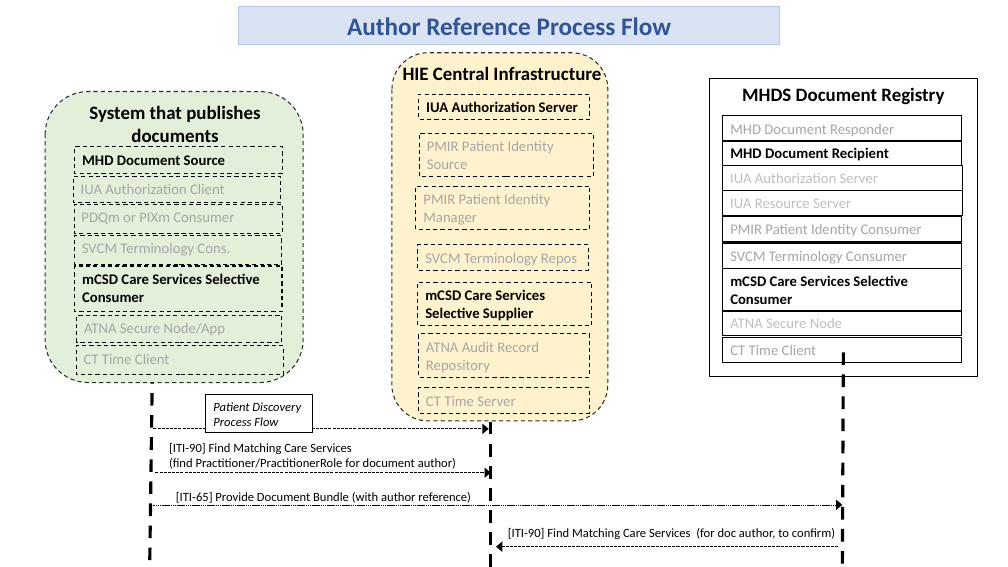
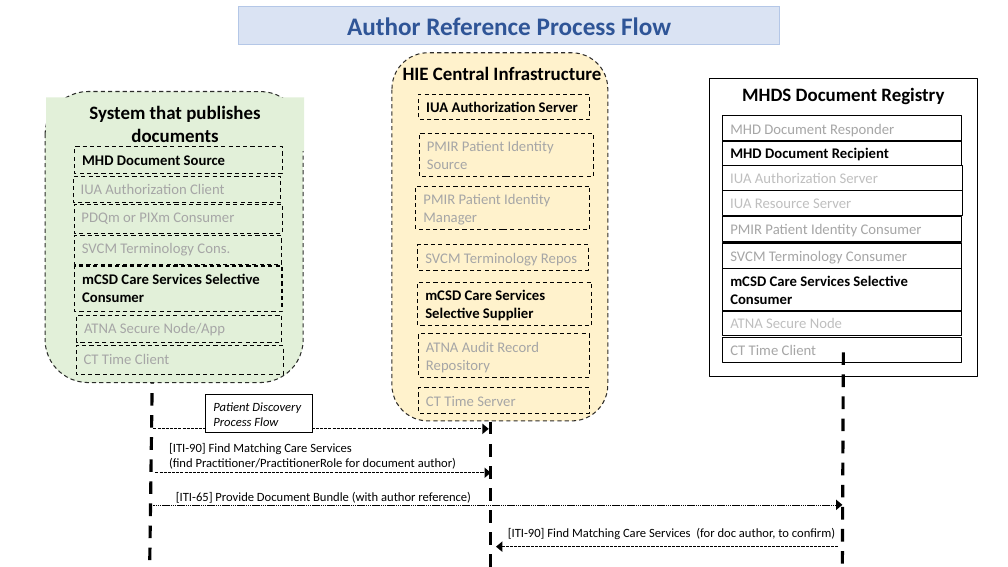
Before and after one commit to IHE/IT-Infrastructure, a slide deck: slide 7 of MHDS/MHDS-alt-actorDiagram-and-processFlows.pptx. Drawn at 1008x567 pixels with LibreOffice and Linux fonts; fonts in the diff are those of the drawing. Boxes give left, top, right and bottom in pixels: in the first picture for what was removed or moved away, otherwise in the second. Text is boxed around its words. In the diff, an @@ line names an element or a change of style, - is before the commit and + after.

```diff
--- a/MHDS/MHDS-alt-actorDiagram-and-processFlows.pptx
+++ b/MHDS/MHDS-alt-actorDiagram-and-processFlows.pptx
@@ rectangle "System that publishes documents": place and size @@
-rectangle "System that publishes documents" at (89, 105, 260, 147)
+rectangle "System that publishes documents" at (46, 98, 304, 151)
@@ rectangle "System that publishes documents" at (46, 98, 304, 151): fill none to #E2F0D9 @@
```
Also in this commit, not shown: 1 other slide changed, 1 slide added, 12 other files.
